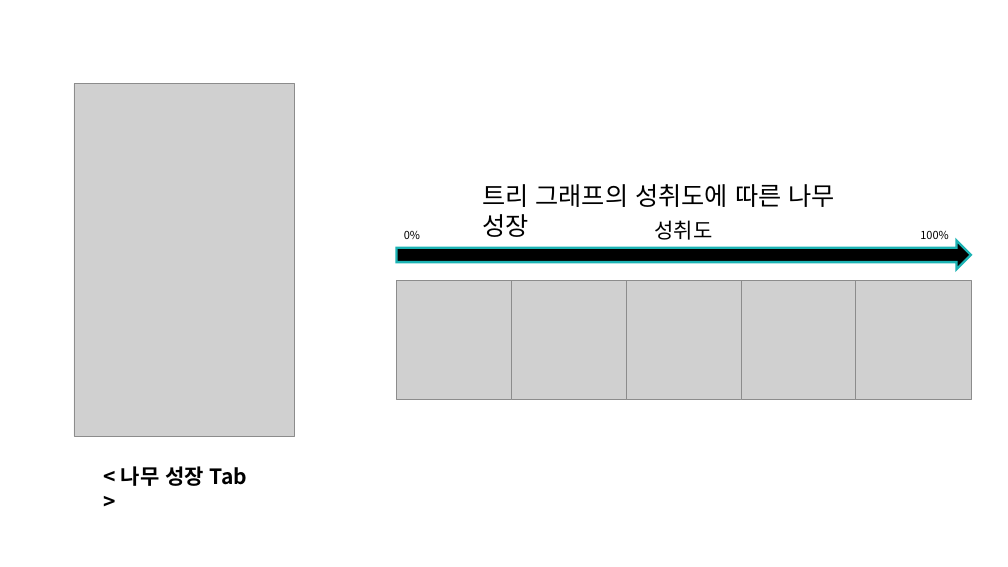
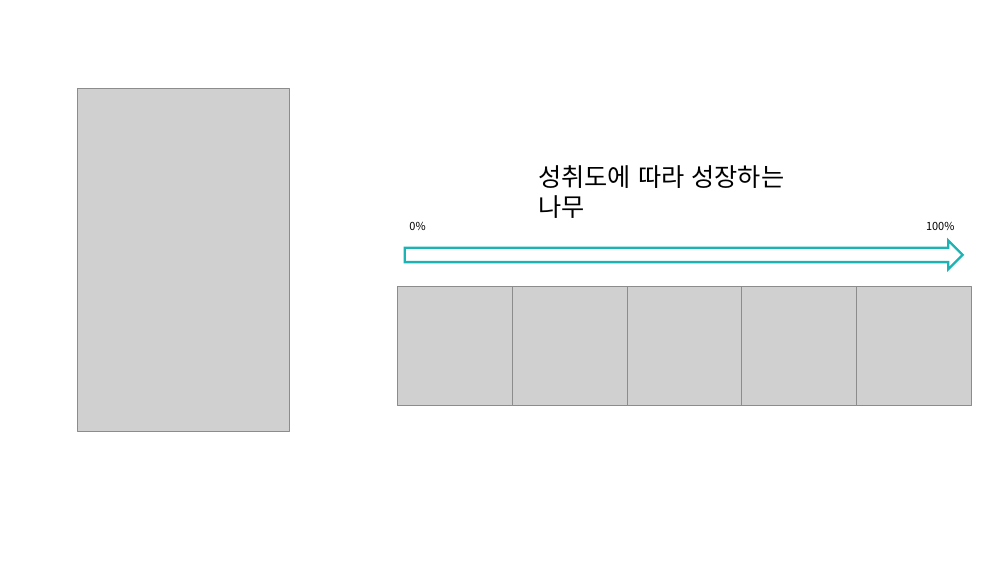
Before and after one commit to SunrinParty2018/Document, a slide deck: slide 9 of 3학년1반3조ppt.pptx (slide 6 before the commit). Drawn at 1008x567 pixels with LibreOffice and Linux fonts; fonts in the diff are those of the drawing; grey boxes stand for pictures; background and template pictures are left out. Boxes give left, top, right and bottom in pixels: in the first picture for what was removed or moved away, otherwise in the second. Text is boxed around its words. In the diff, an @@ line names an element or a change of style, - is before the commit and + after.

```diff
--- a/3학년1반3조ppt.pptx
+++ b/3학년1반3조ppt.pptx
@@ picture: place and size @@
-picture at bbox=[74, 84, 294, 436]
+picture at bbox=[77, 89, 289, 432]
@@ rounded rectangle at bbox=[386, 132, 982, 445]: rounded speech box to rounded rectangle @@
@@ text at bbox=[538, 165, 785, 218]: text changed @@
-트리 그래프의 성취도에 따른 나무 성장
+성취도에 따라 성장하는 나무
@@ text "0%": place and size @@
-text "0%" at bbox=[404, 231, 420, 239]
+text "0%" at bbox=[409, 222, 425, 230]
@@ text removed at bbox=[654, 220, 712, 240] @@
-성취도
@@ text "100%": place and size @@
-text "100%" at bbox=[920, 231, 948, 239]
+text "100%" at bbox=[926, 221, 954, 230]
@@ right arrow: place and size @@
-right arrow at bbox=[397, 240, 972, 269]
+right arrow at bbox=[405, 240, 963, 269]
@@ right arrow at bbox=[405, 240, 963, 269]: fill #000000 to #FFFFFF @@
@@ 5 pictures: place and size @@
-5 pictures at bbox=[397, 281, 971, 400]
+5 pictures at bbox=[398, 287, 972, 405]
@@ text "< 나무 성장 Tab >" at bbox=[96, 460, 272, 493]: text colour #000000 to #FFFFFF, bold off @@
```
Also in this commit, not shown: 4 other slides changed, 3 slides added.
